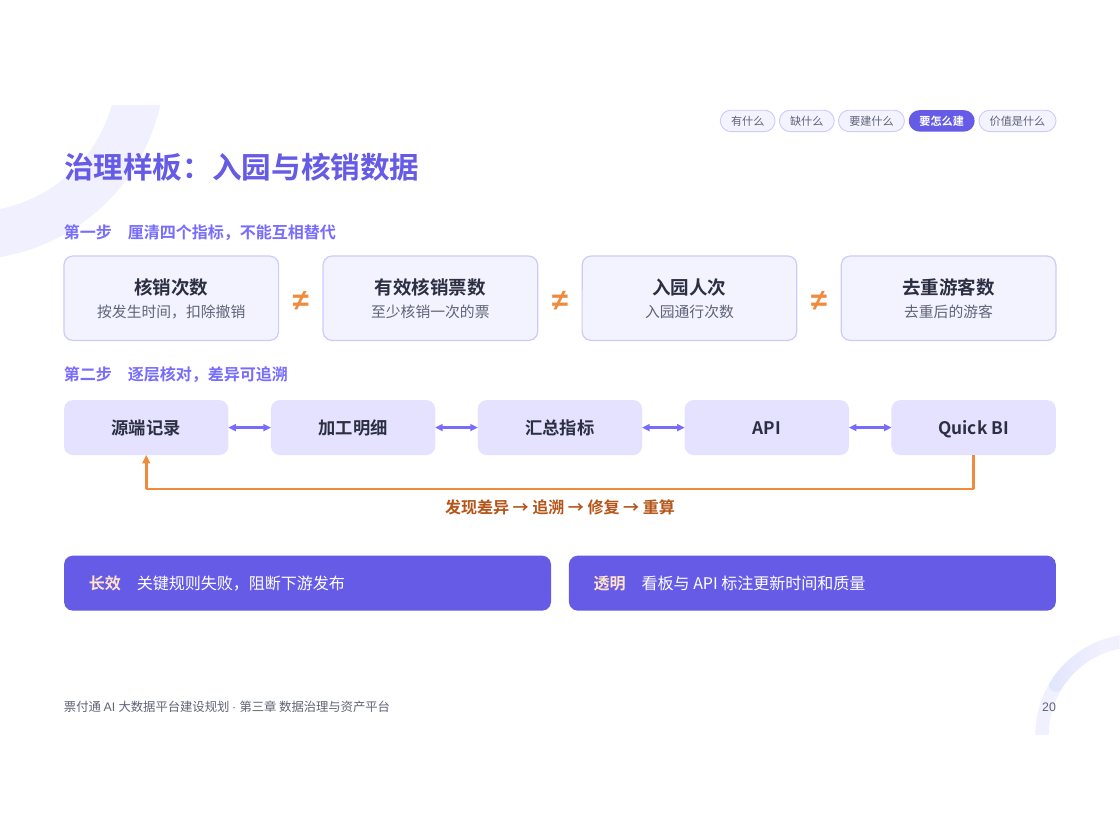
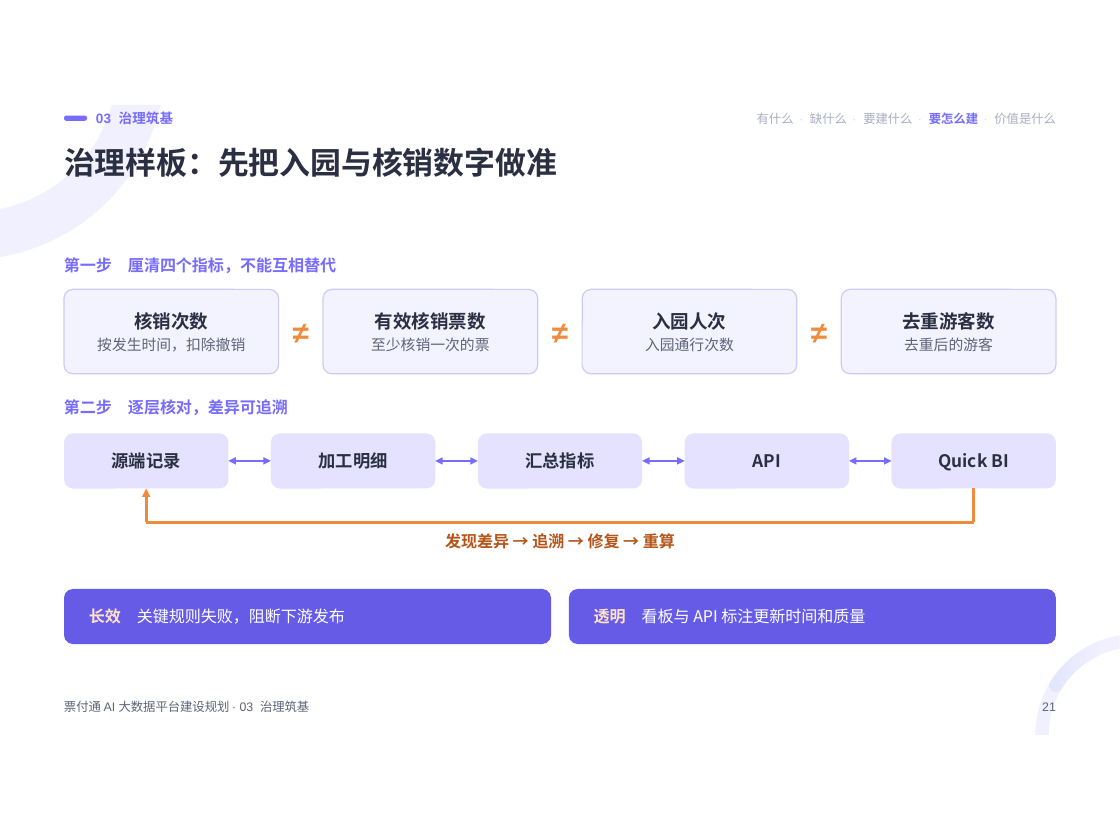
Before and after one commit to keanying/relevance, a slide deck: slide 21 of 票付通AI大数据平台建设规划.pptx (slide 20 before the commit). Drawn at 1120x840 pixels with LibreOffice and Linux fonts; fonts in the diff are those of the drawing. Boxes give left, top, right and bottom in pixels: in the first picture for what was removed or moved away, otherwise in the second. Text is boxed around its words. In the diff, an @@ line names an element or a change of style, - is before the commit and + after.

```diff
--- a/票付通AI大数据平台建设规划.pptx
+++ b/票付通AI大数据平台建设规划.pptx
@@ rounded rectangle added at (64, 116, 87, 121), fill #776CFD @@
@@ text added at (96, 111, 173, 124), 11 pt, text #776CFD, bold @@
+03 治理筑基
@@ rounded rectangle removed at (720, 110, 774, 132) @@
-有什么
@@ text added at (757, 112, 1056, 124), 10 pt, text #A9AEC2 @@
+有什么 · 缺什么 · 要建什么 · 要怎么建 · 价值是什么
@@ rounded rectangle removed at (780, 110, 834, 132) @@
-缺什么
@@ rounded rectangle removed at (838, 110, 904, 132) @@
-要建什么
@@ rounded rectangle removed at (908, 110, 974, 132) @@
-要怎么建
@@ rounded rectangle removed at (980, 110, 1056, 132) @@
-价值是什么
@@ title at (64, 147, 557, 177): text changed; size 24 to 25 pt; text colour #655BE6 to #2B2F42 @@
-治理样板：入园与核销数据
+治理样板：先把入园与核销数字做准
@@ 4 double arrows, 2 rounded rectangles: place and size @@
-4 double arrows, 2 rounded rectangles at (64, 428, 1056, 611)
+4 double arrows, 2 rounded rectangles at (64, 460, 1056, 644)
@@ 9 rounded rectangles, 6 texts, 2 lines, 1 arrow: place and size @@
-9 rounded rectangles, 6 texts, 2 lines, 1 arrow at (64, 224, 1056, 518)
+9 rounded rectangles, 6 texts, 2 lines, 1 arrow at (64, 257, 1056, 552)
@@ text at (64, 700, 309, 712): text changed @@
-票付通 AI 大数据平台建设规划 · 第三章 数据治理与资产平台
+票付通 AI 大数据平台建设规划 · 03 治理筑基
@@ text at (1042, 702, 1056, 711): text changed @@
-20
+21
```
Also in this commit, not shown: 51 other slides changed, 1 slide added, 1 slide removed.
